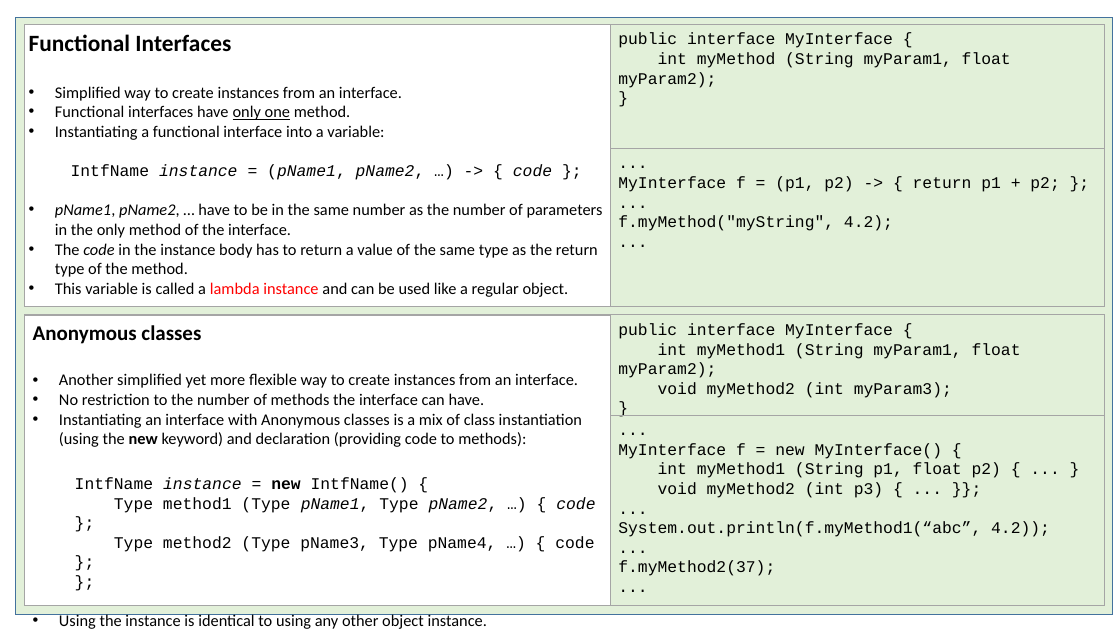
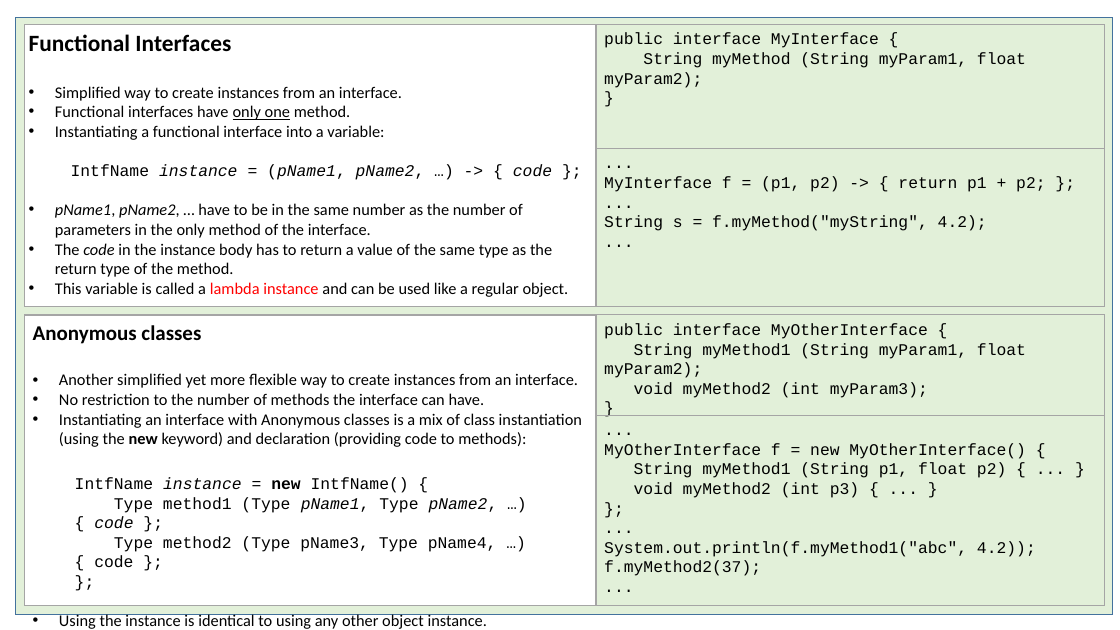
Before and after one commit to viktrik/RestOfJava, a slide deck: slide 2 of FuncPlotter/10-4.RestOfJava.pptx. Drawn at 1120x630 pixels with LibreOffice and Linux fonts; fonts in the diff are those of the drawing. Boxes give left, top, right and bottom in pixels: in the first picture for what was removed or moved away, otherwise in the second. Text is boxed around its words. In the diff, an @@ line names an element or a change of style, - is before the commit and + after.

```diff
--- a/FuncPlotter/10-4.RestOfJava.pptx
+++ b/FuncPlotter/10-4.RestOfJava.pptx
@@ rectangle "Functional Interfaces": place and size @@
-rectangle "Functional Interfaces" at box(24, 24, 610, 307)
+rectangle "Functional Interfaces" at box(24, 24, 596, 307)
@@ rectangle "public interface MyInterface {": place and size @@
-rectangle "public interface MyInterface {" at box(610, 24, 1104, 149)
+rectangle "public interface MyInterface {" at box(597, 24, 1105, 149)
@@ text in rectangle at box(604, 52, 1026, 88): text changed @@
-int myMethod (String myParam1, float myParam2);
+String myMethod (String myParam1, float myParam2);
@@ rectangle "...": place and size @@
-rectangle "..." at box(610, 149, 1104, 307)
+rectangle "..." at box(597, 149, 1105, 307)
@@ text in rectangle at box(604, 215, 987, 231): text changed @@
-f.myMethod("myString", 4.2);
+String s = f.myMethod("myString", 4.2);
@@ rectangle "Anonymous classes": place and size @@
-rectangle "Anonymous classes" at box(24, 315, 610, 606)
+rectangle "Anonymous classes" at box(24, 315, 596, 606)
@@ rectangle "public interface MyOtherInterface {": place and size @@
-rectangle "public interface MyOtherInterface {" at box(610, 315, 1104, 415)
+rectangle "public interface MyOtherInterface {" at box(597, 315, 1105, 415)
@@ text in rectangle at box(604, 323, 1026, 378): text changed @@
-public interface MyInterface {
-int myMethod1 (String myParam1, float myParam2);
+public interface MyOtherInterface {
+String myMethod1 (String myParam1, float myParam2);
@@ rectangle "...": place and size @@
-rectangle "..." at box(610, 415, 1104, 606)
+rectangle "..." at box(597, 415, 1105, 606)
@@ text in rectangle at box(604, 443, 1026, 498): text changed @@
-MyInterface f = new MyInterface() {
-int myMethod1 (String p1, float p2) { ... }
-void myMethod2 (int p3) { ... }};
+MyOtherInterface f = new MyOtherInterface() {
+String myMethod1 (String p1, float p2) { ... }
+void myMethod2 (int p3) { ... }
+};
@@ text in rectangle at box(604, 541, 1036, 557): text changed @@
-System.out.println(f.myMethod1(“abc”, 4.2));
-...
+System.out.println(f.myMethod1("abc", 4.2));
```
Also in this commit, not shown: 1 other slide changed.
